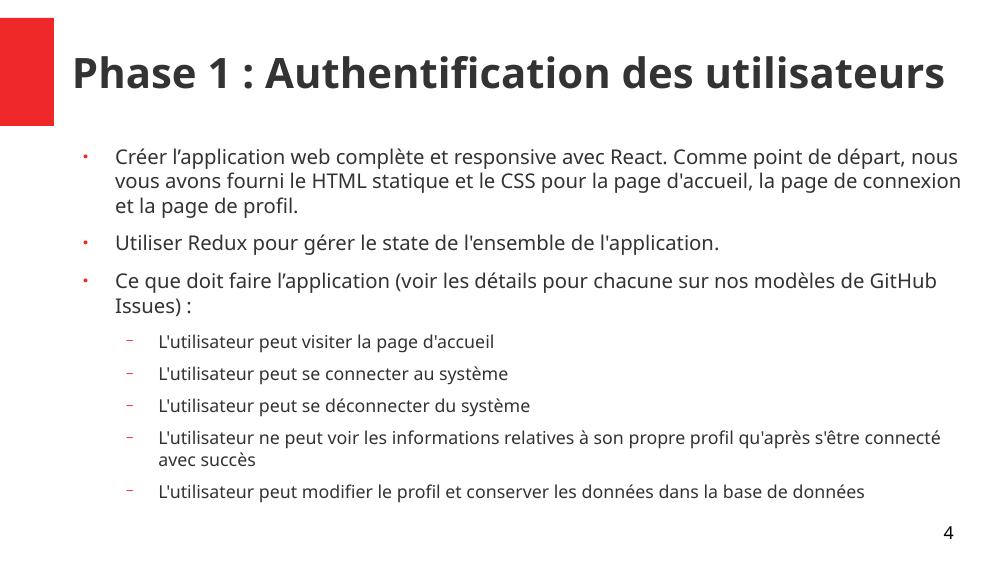
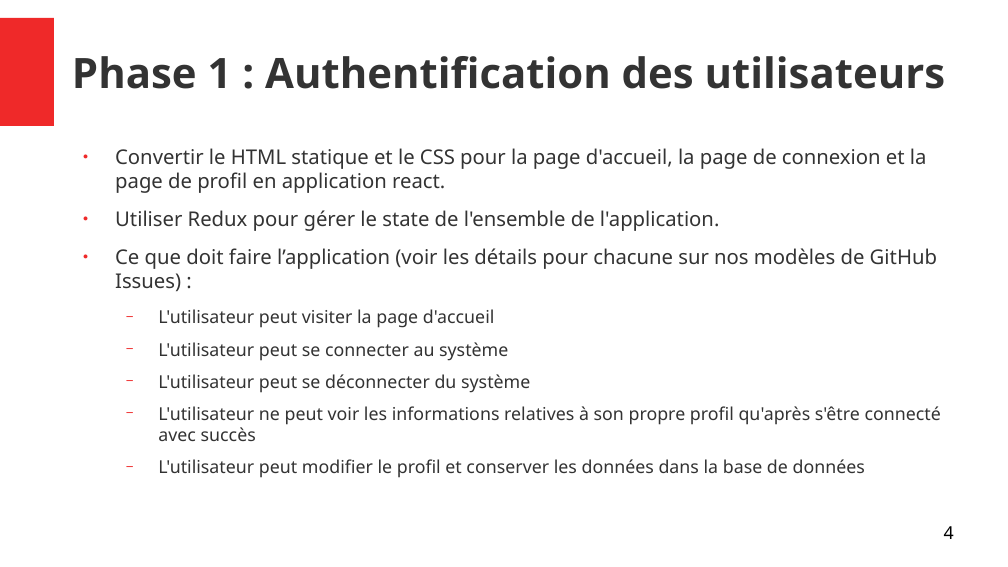
Before and after one commit to joskapotin/joskapotin_13_01042022, a slide deck: slide 4 of OC/SOUTENANCE/presentationProjet13.odp. Drawn at 1008x567 pixels with LibreOffice and Linux fonts; fonts in the diff are those of the drawing. Boxes give left, top, right and bottom in pixels: in the first picture for what was removed or moved away, otherwise in the second. Text is boxed around its words. In the diff, an @@ line names an element or a change of style, - is before the commit and + after.

```diff
--- a/OC/SOUTENANCE/presentationProjet13.odp
+++ b/OC/SOUTENANCE/presentationProjet13.odp
@@ text at [115, 148, 927, 193]: text changed @@
-● Créer l’application web complète et responsive avec React. Comme point de départ, nous vous avons fourni le HTML statique et le CSS pour la page d'accueil, la page de connexion et la page de profil.
+● Convertir le HTML statique et le CSS pour la page d'accueil, la page de connexion et la page de profil en application react.
```
Also in this commit, not shown: 2 other slides changed, 4 slides added, 1 slide removed, 4 other files.
